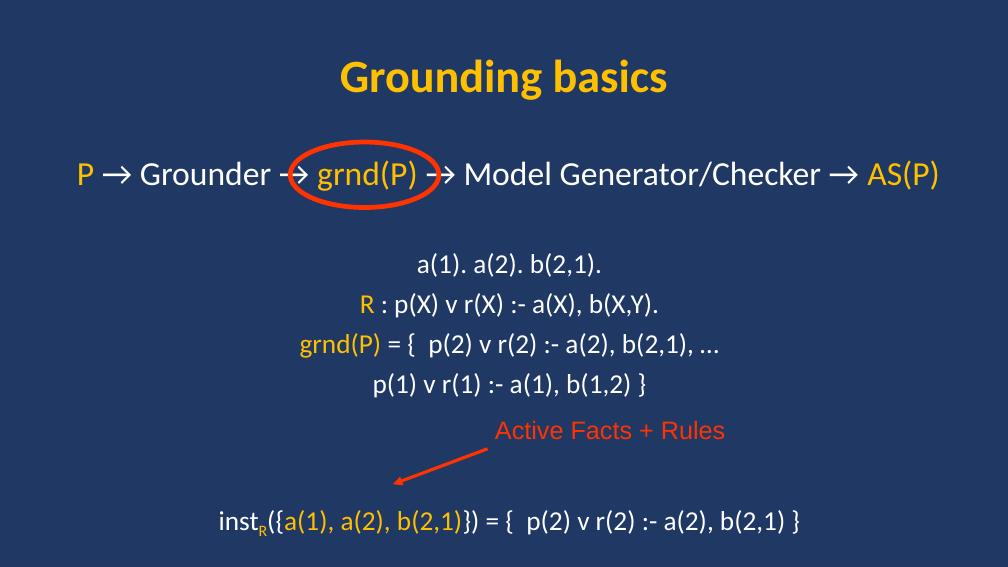
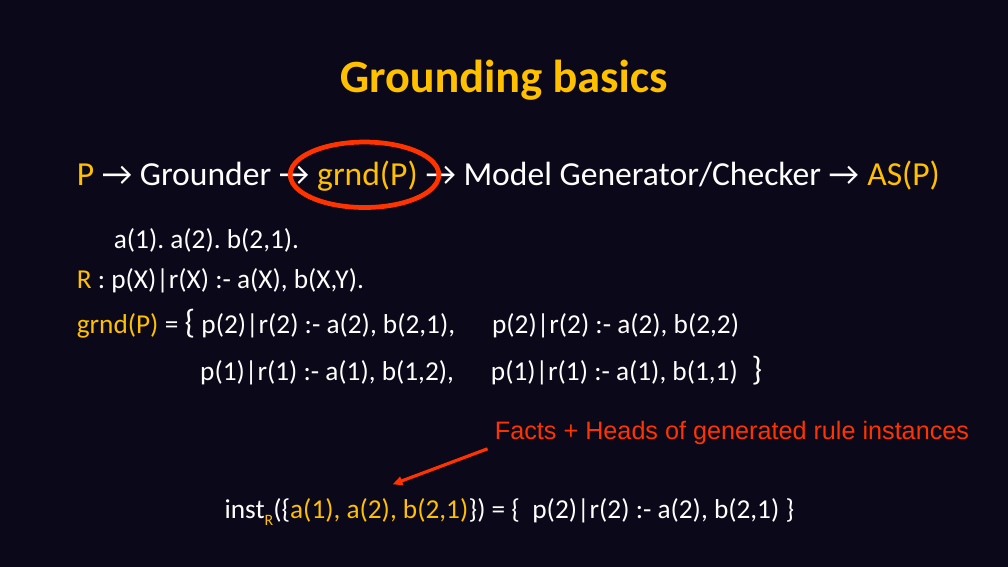
Before and after one commit to DeMaCS-UNICAL/functions_presentation_2018, a slide deck: slide 8 of presentation.pptx (slide 4 before the commit). Drawn at 1008x567 pixels with LibreOffice and Linux fonts; fonts in the diff are those of the drawing. Boxes give left, top, right and bottom in pixels: in the first picture for what was removed or moved away, otherwise in the second. Text is boxed around its words. In the diff, an @@ line names an element or a change of style, - is before the commit and + after.

```diff
--- a/presentation.pptx
+++ b/presentation.pptx
@@ background #203864 to #0B081A @@
@@ text at [114,228,299,252]: alignment centre to left @@
@@ text at [77,268,779,525]: text changed @@
-R : p(X) v r(X) :- a(X), b(X,Y).
-grnd(P) = { p(2) v r(2) :- a(2), b(2,1), …
-p(1) v r(1) :- a(1), b(1,2) }
-instR({a(1), a(2), b(2,1)}) = { p(2) v r(2) :- a(2), b(2,1) }
+R : p(X)|r(X) :- a(X), b(X,Y).
+grnd(P) = { p(2)|r(2) :- a(2), b(2,1), p(2)|r(2) :- a(2), b(2,2)
+p(1)|r(1) :- a(1), b(1,2), p(1)|r(1) :- a(1), b(1,1) }
+instR({a(1), a(2), b(2,1)}) = { p(2)|r(2) :- a(2), b(2,1) }
@@ text at [495,420,969,445]: text changed @@
-Active Facts + Rules
+Facts + Heads of generated rule instances
```
Also in this commit, not shown: 26 other slides changed, 25 slides added, 22 slides removed.
